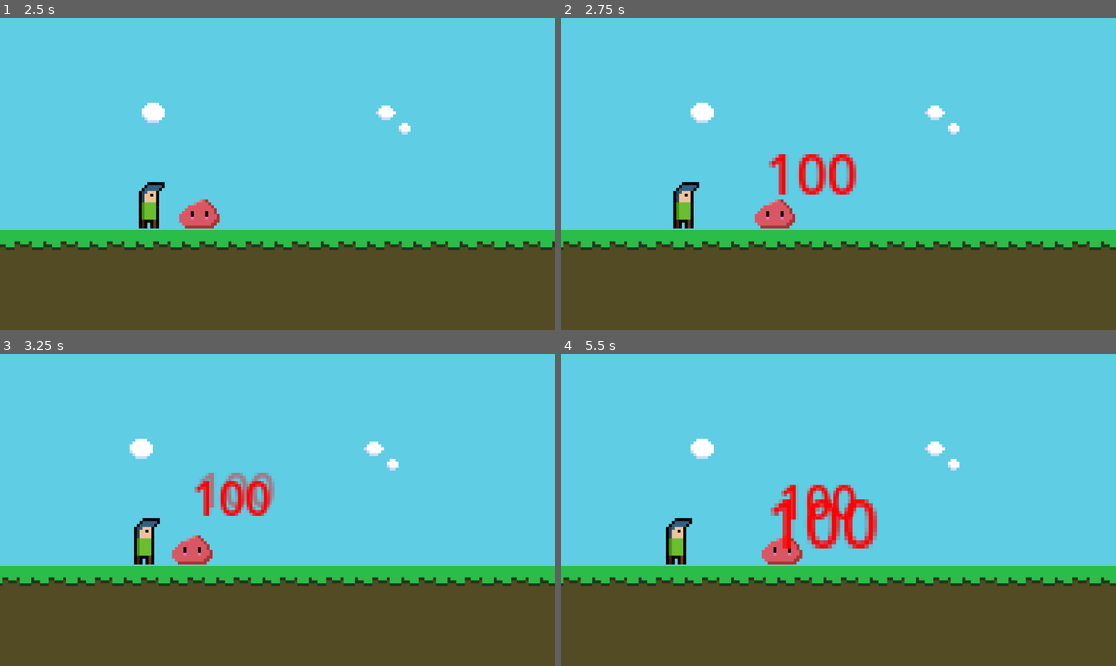
Above: before the commit, frames 1-4 (two rows, left to right).
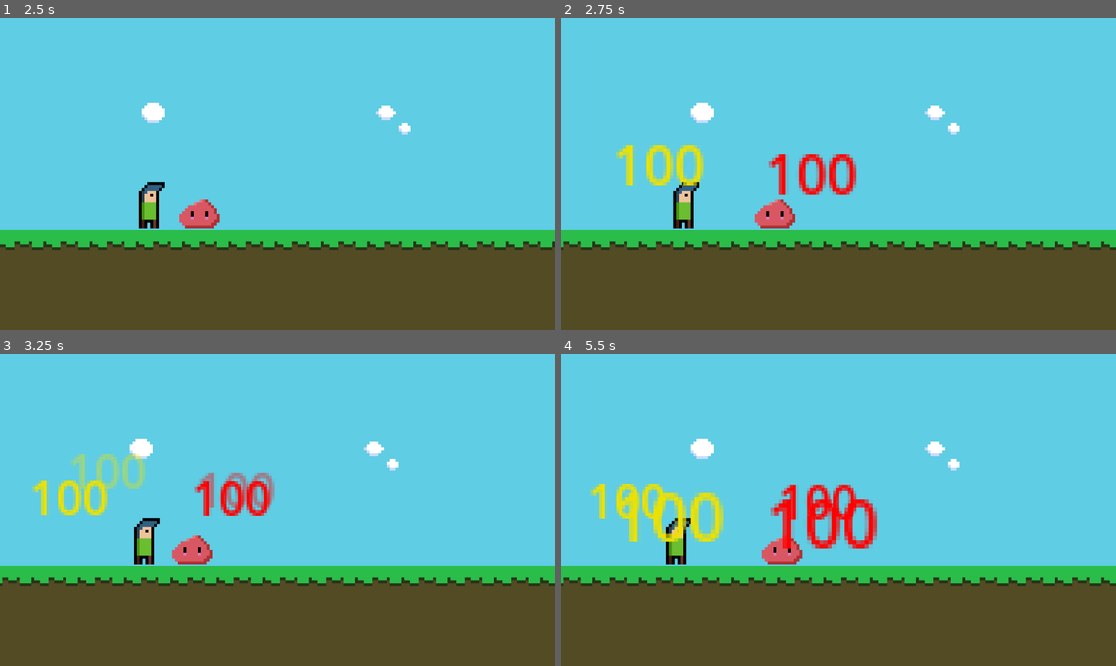
Above: after the commit, the same moments.

Repository: SomronTouch/GameJamBigMode
Game: Godot game, scene res://ui-elements/main-menu/main.tscn
The game is run twice, just before and just after one commit, with the same random seed, the same clock (stepped at 60 frames per second) and the same inputs.
Inputs:
- Up to frame 1 (2.5 s): click "Play" at 0.5 s
- Up to frame 2 (2.75 s): no input
- Up to frame 3 (3.25 s): no input
- Up to frame 4 (5.5 s): no input

Frame 1 is identical in both runs. In frame 2, 1.1% of the frame differs, in the area x 9-26%, y 40-54%; in frame 3, 1.5%; in frame 4, 2.2%, in the area x 5-30%, y 41-61%.
Error before the commit: Invalid call. Nonexistent function 'popup' in base 'Nil'. (res://characters/player/Player.gd:34)

Commit message:
added reference object

Diff:
--- a/characters/player/Player.tscn
+++ b/characters/player/Player.tscn
@@ -11,10 +11,11 @@
 [sub_resource type="RectangleShape2D" id="RectangleShape2D_a1plh"]
 size = Vector2(10, 18)
 
-[node name="Player" type="CharacterBody2D"]
+[node name="Player" type="CharacterBody2D" node_paths=PackedStringArray("damage_pop_up")]
 texture_filter = 1
 position = Vector2(-1, 0)
 script = ExtResource("1_i8ofh")
+damage_pop_up = NodePath("DamageNumberPopUp")
 
 [node name="CollisionShape2D" type="CollisionShape2D" parent="."]
 position = Vector2(15.5, 6)
